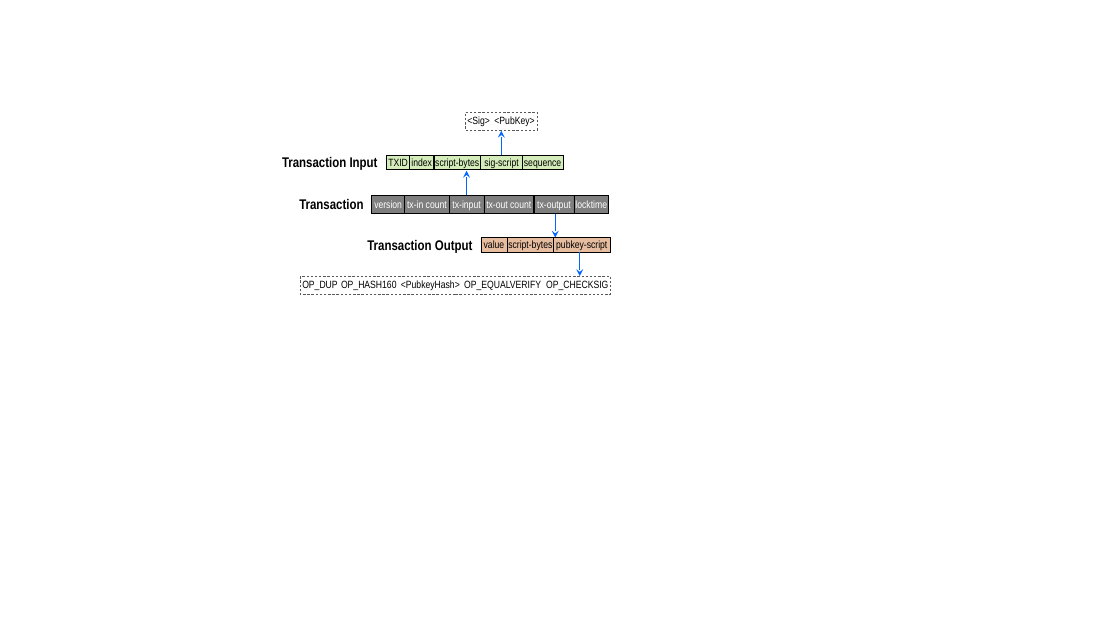
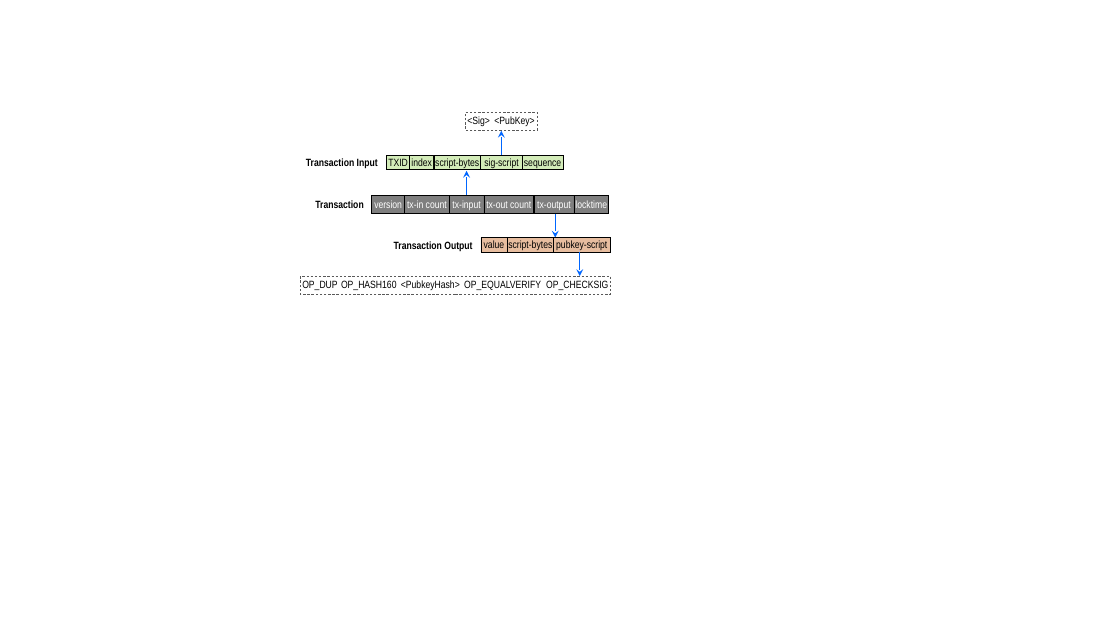
Before and after one commit to Richie-Leo/ydres, a slide deck: slide 2 of img/10/199/1001-bitcoin-internals/bitcoin-internals.pptx. Drawn at 1120x630 pixels with LibreOffice and Linux fonts; fonts in the diff are those of the drawing. Boxes give left, top, right and bottom in pixels: in the first picture for what was removed or moved away, otherwise in the second. Text is boxed around its words. In the diff, an @@ line names an element or a change of style, - is before the commit and + after.

```diff
--- a/img/10/199/1001-bitcoin-internals/bitcoin-internals.pptx
+++ b/img/10/199/1001-bitcoin-internals/bitcoin-internals.pptx
@@ size 12 to 9 pt in 3 elements at (306, 158, 378, 168), (394, 241, 472, 251), (315, 200, 363, 208) @@
```
Also in this commit, not shown: 1 other file.
